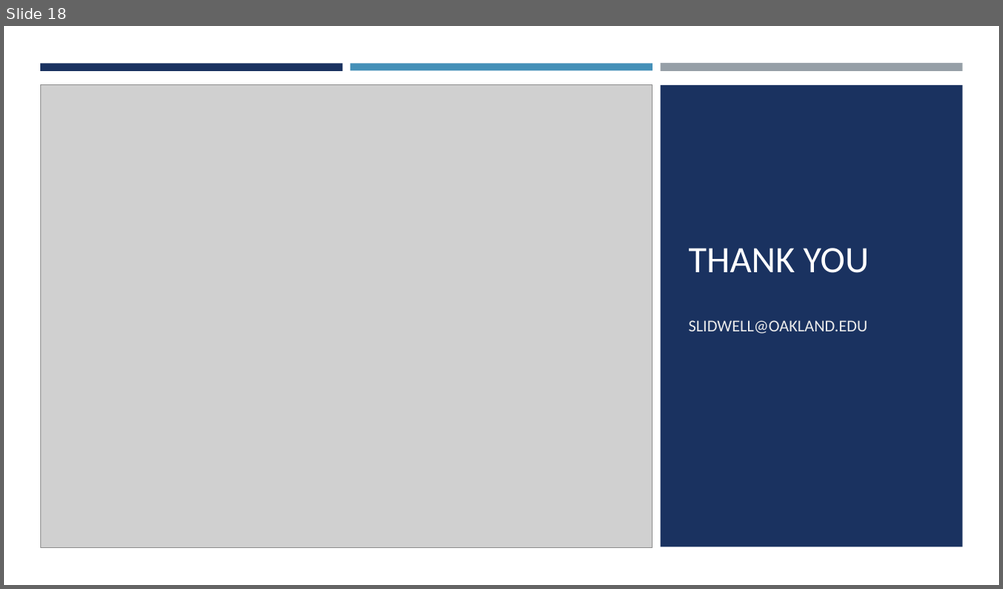
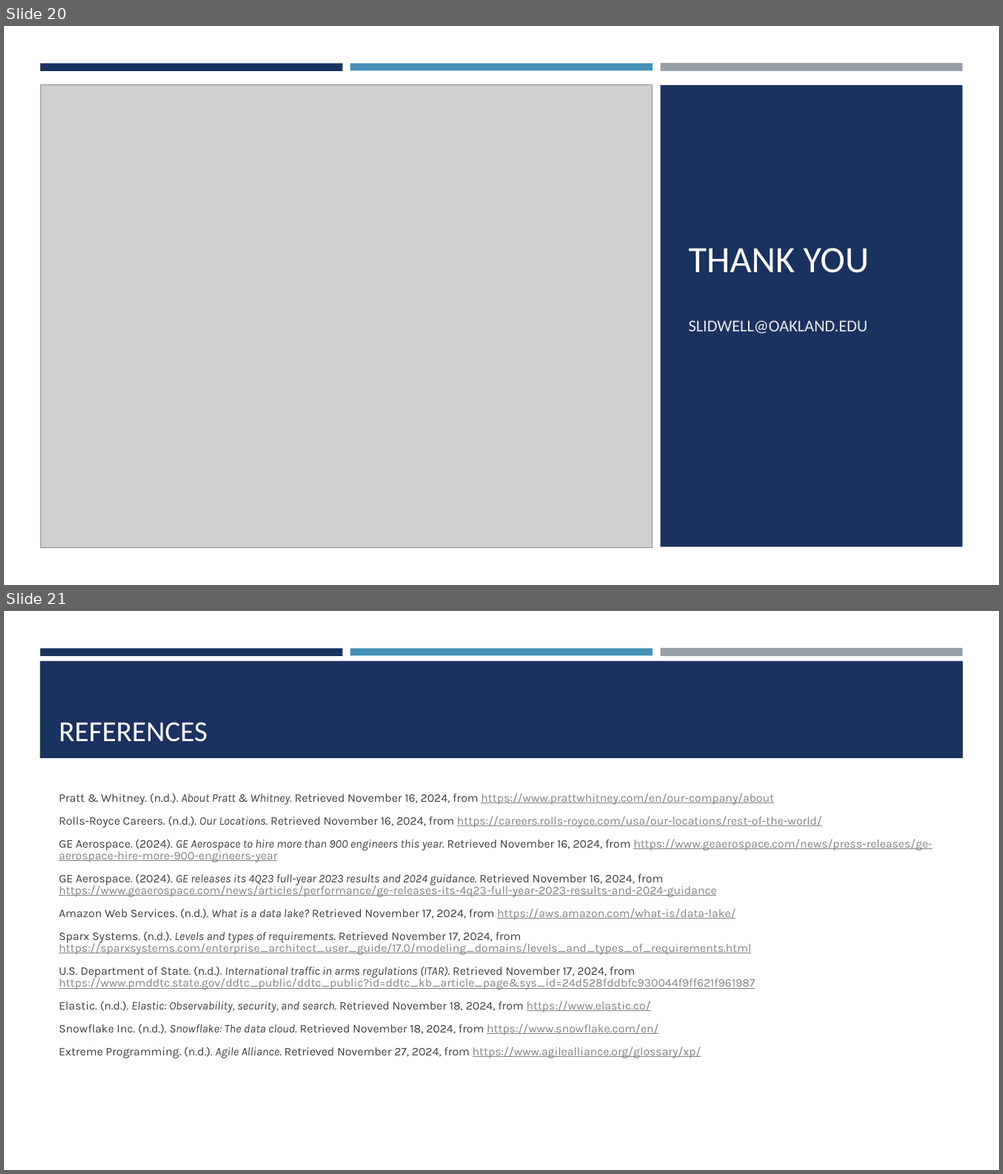
Before and after one commit to slidwell44/MIS6940_finalProject, a slide deck: docs/powerpoint/Class - WI Digital Transformation.pptx. Shown one above the other, each under a label of ours: slide 18 before the commit, slides 20 and 21 after it. The pictures are 1003x589 and 1003x1174 pixels, drawn with LibreOffice and Linux fonts; fonts in the diff are those of the drawing; grey boxes stand for pictures. Boxes give left, top, right and bottom in pixels: in the first picture for what was removed or moved away, otherwise in the second. Text is boxed around its words. In the diff, an @@ line names an element or a change of style, - is before the commit and + after.

```diff
--- a/docs/powerpoint/Class - WI Digital Transformation.pptx
+++ b/docs/powerpoint/Class - WI Digital Transformation.pptx
@@ slide 21 added at [4,611,999,1170], background #FFFFFF @@
@@ rectangle added at [40,648,343,655], fill #1A3260 @@
@@ rectangle added at [350,648,652,655], fill #4590B8 @@
@@ rectangle added at [660,648,962,657], fill #969FA7 @@
@@ rectangle added at [40,661,963,758], fill #1A3260 @@
@@ title added at [59,722,208,742], 28 pt, text #FFFFFF @@
+REFERENCES
@@ text added at [59,793,932,1059], 11.2 pt, text #3D3D3D @@
+Pratt & Whitney. (n.d.). About Pratt & Whitney. Retrieved November 16, 2024, from https://www.prattwhitney.com/en/our-company/about
+Rolls-Royce Careers. (n.d.). Our Locations. Retrieved November 16, 2024, from https://careers.rolls-royce.com/usa/our-locations/rest-of-the-world/
+GE Aerospace. (2024). GE Aerospace to hire more than 900 engineers this year. Retrieved November 16, 2024, from https://www.geaerospace.com/news/press-releases/ge-aerospace-hire-more-900-engineers-year
+GE Aerospace. (2024). GE releases its 4Q23 full-year 2023 results and 2024 guidance. Retrieved November 16, 2024, from https://www.geaerospace.com/news/articles/performance/ge-releases-its-4q23-full-year-2023-results-and-2024-guidance
+Amazon Web Services. (n.d.). What is a data lake? Retrieved November 17, 2024, from https://aws.amazon.com/what-is/data-lake/
+Sparx Systems. (n.d.). Levels and types of requirements. Retrieved November 17, 2024, from https://sparxsystems.com/enterprise_architect_user_guide/17.0/modeling_domains/levels_and_types_of_requirements.html
+U.S. Department of State. (n.d.). International traffic in arms regulations (ITAR). Retrieved November 17, 2024, from https://www.pmddtc.state.gov/ddtc_public/ddtc_public?id=ddtc_kb_article_page&sys_id=24d528fddbfc930044f9ff621f961987
+Elastic. (n.d.). Elastic: Observability, security, and search. Retrieved November 18, 2024, from https://www.elastic.co/
+Snowflake Inc. (n.d.). Snowflake: The data cloud. Retrieved November 18, 2024, from https://www.snowflake.com/en/
+Extreme Programming. (n.d.). Agile Alliance. Retrieved November 27, 2024, from https://www.agilealliance.org/glossary/xp/
@@ what was slide 18 is now slide 20 @@
```
Also in this commit, not shown: 10 slides changed, 2 other slides added.
